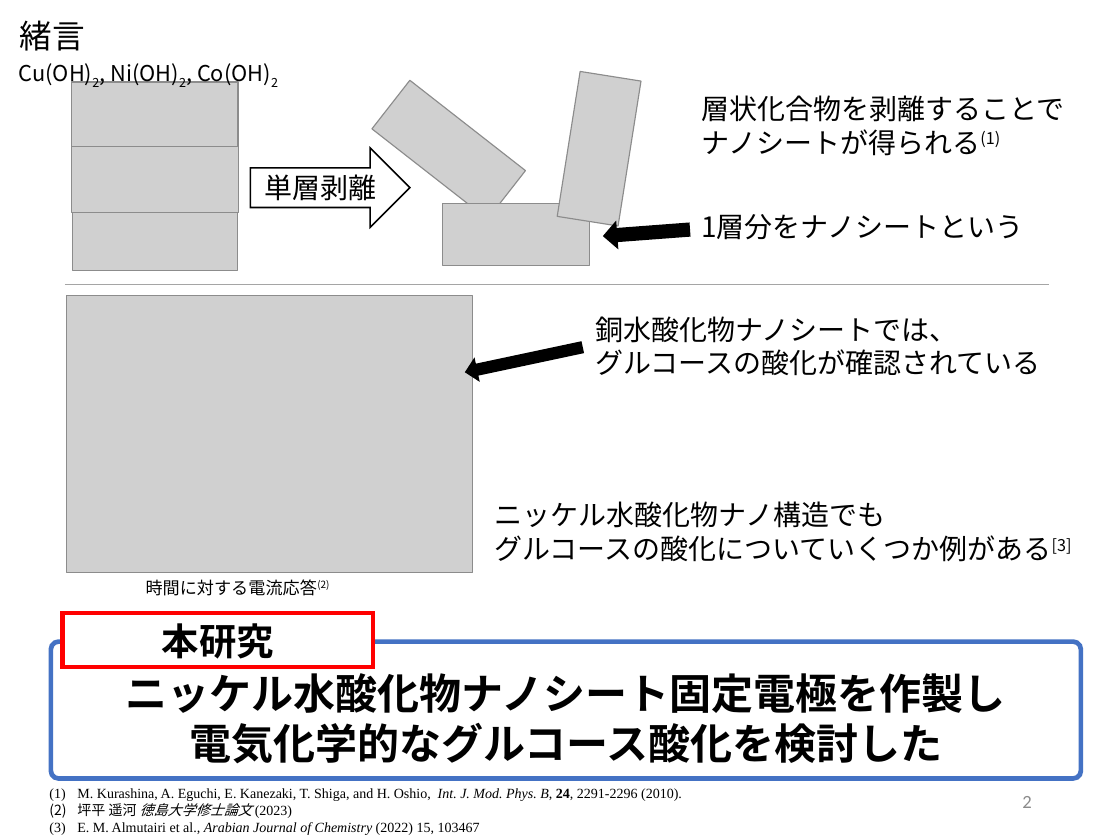
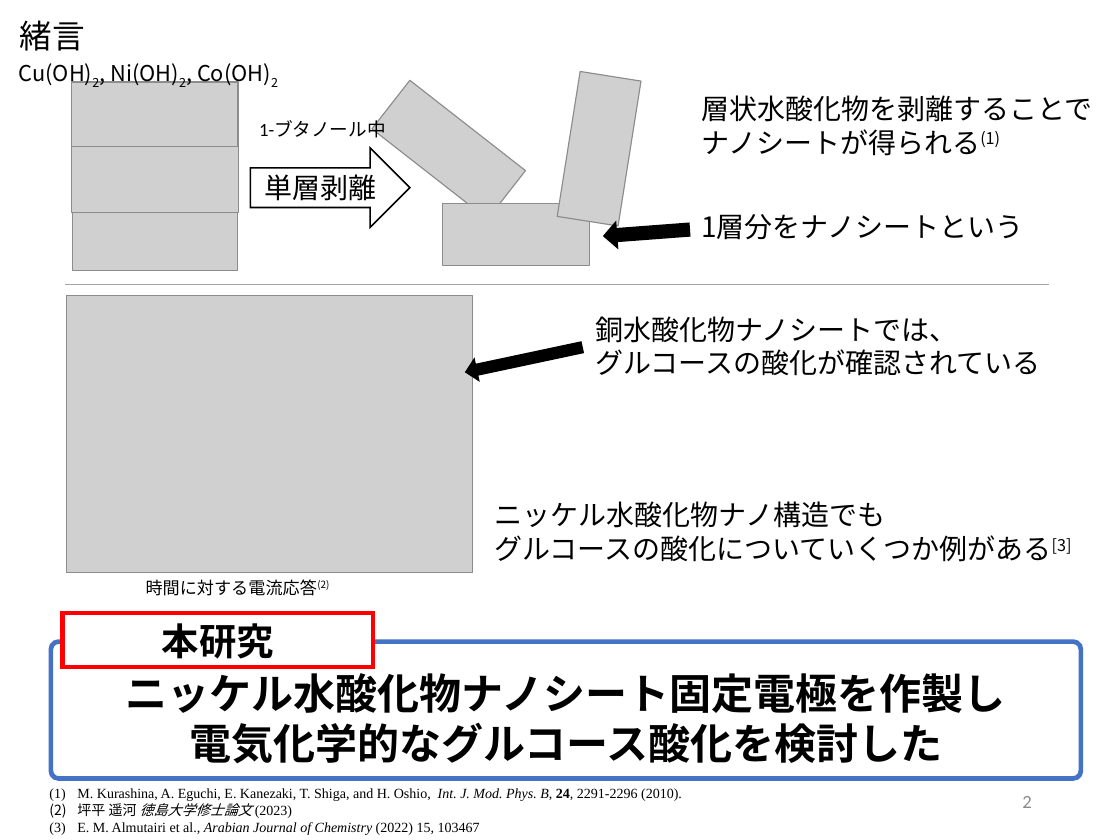
Before and after one commit to akidon0000/graduation-thesis, a slide deck: slide 2 of 発表スライド/230217_スライド01.pptx. Drawn at 1120x840 pixels with LibreOffice and Linux fonts; fonts in the diff are those of the drawing; grey boxes stand for pictures. Boxes give left, top, right and bottom in pixels: in the first picture for what was removed or moved away, otherwise in the second. Text is boxed around its words. In the diff, an @@ line names an element or a change of style, - is before the commit and + after.

```diff
--- a/発表スライド/230217_スライド01.pptx
+++ b/発表スライド/230217_スライド01.pptx
@@ text at (x1=702, y1=95, x2=1093, y2=122): text changed @@
-層状化合物を剥離することで
+層状水酸化物を剥離することで
@@ text added at (x1=259, y1=121, x2=385, y2=140), 12 pt, text #000000 @@
+1-ブタノール中
```
Also in this commit, not shown: 1 other slide changed, 2 other files.
